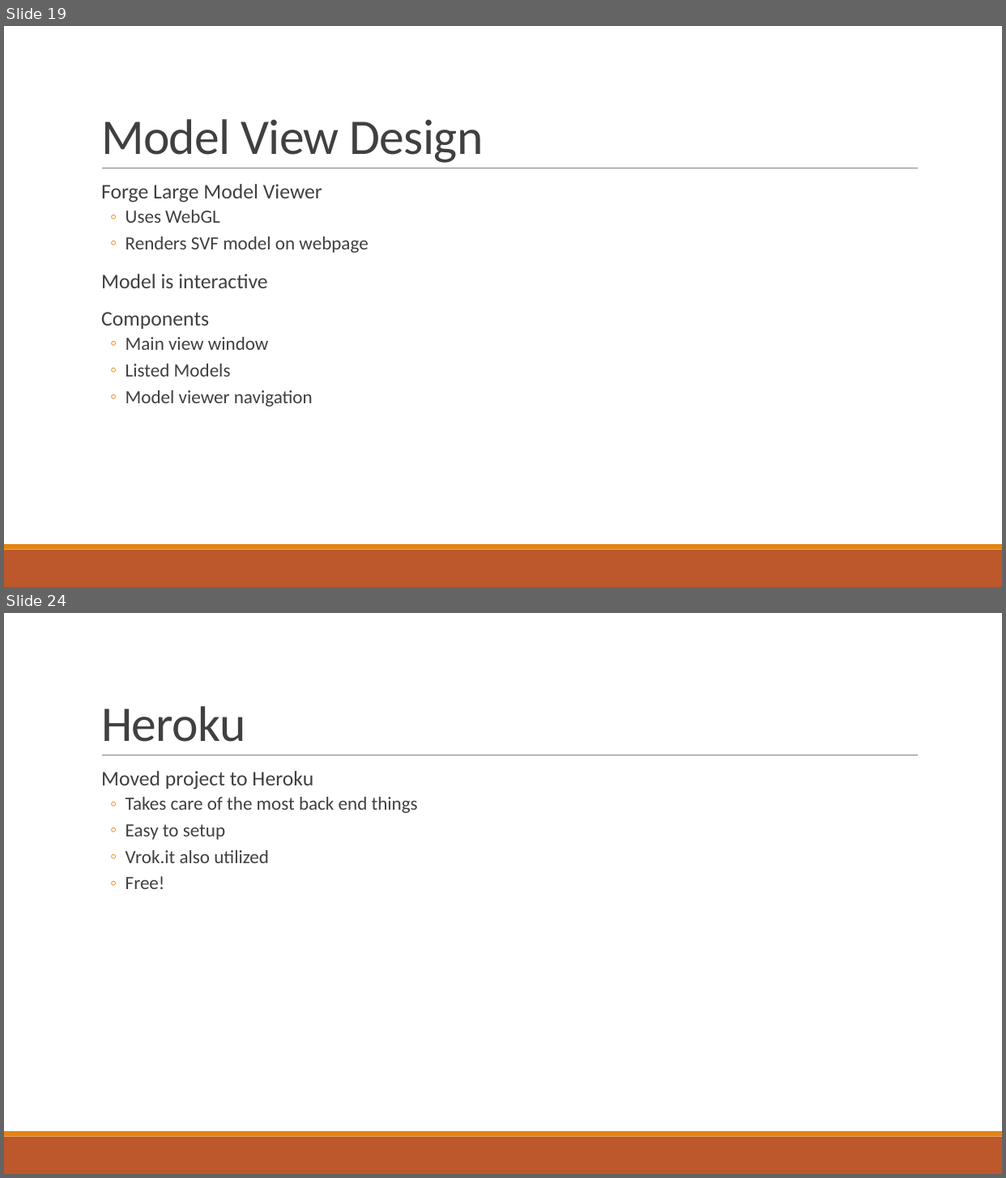
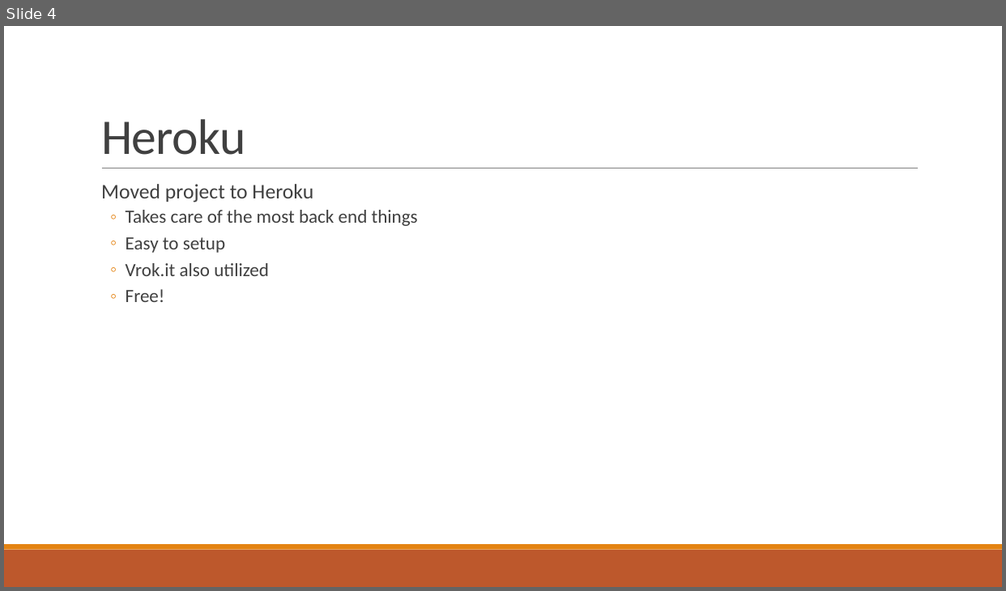
Before and after one commit to gonsalvg/Capstone-Forge-App, a slide deck: Project Documents/Progress Report 2/Progress report.pptx. Shown one above the other, each under a label of ours: slides 19 and 24 before the commit, slide 4 after it; the slides between them are not shown. The pictures are 1006x1178 and 1006x591 pixels, drawn with LibreOffice and Linux fonts; fonts in the diff are those of the drawing. Boxes give left, top, right and bottom in pixels: in the first picture for what was removed or moved away, otherwise in the second. Text is boxed around its words. In the diff, an @@ line names an element or a change of style, - is before the commit and + after.

```diff
--- a/Project Documents/Progress Report 2/Progress report.pptx
+++ b/Project Documents/Progress Report 2/Progress report.pptx
@@ slide 19 removed at [4,26,1002,587], background #FFFFFF; not listed: 3 template elements that a slide beside it also shows @@
@@ title removed at [101,119,484,163] @@
-Model View Design
@@ text removed at [101,184,368,407] @@
-  Forge Large Model Viewer
-  ◦ Uses WebGL
-  ◦ Renders SVF model on webpage
-  Model is interactive
-  Components
-  ◦ Main view window
-  ◦ Listed Models
-  ◦ Model viewer navigation
@@ what was slide 24 is now slide 4 @@
```
Also in this commit, not shown: 19 other slides removed.
